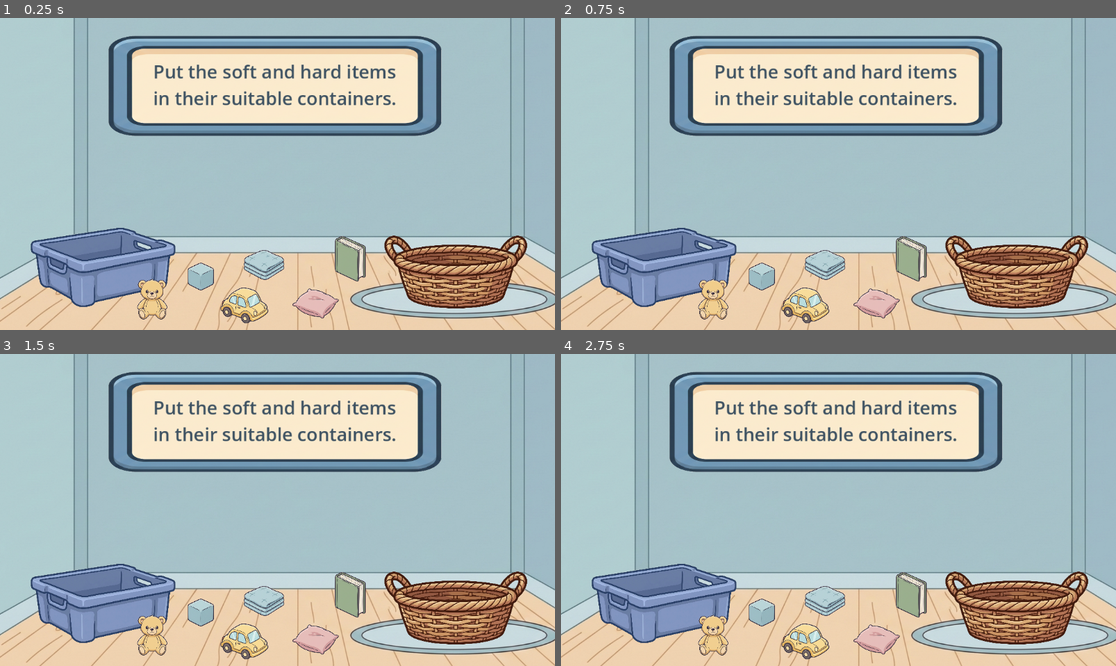
Above: before the commit, frames 1-4 (two rows, left to right).
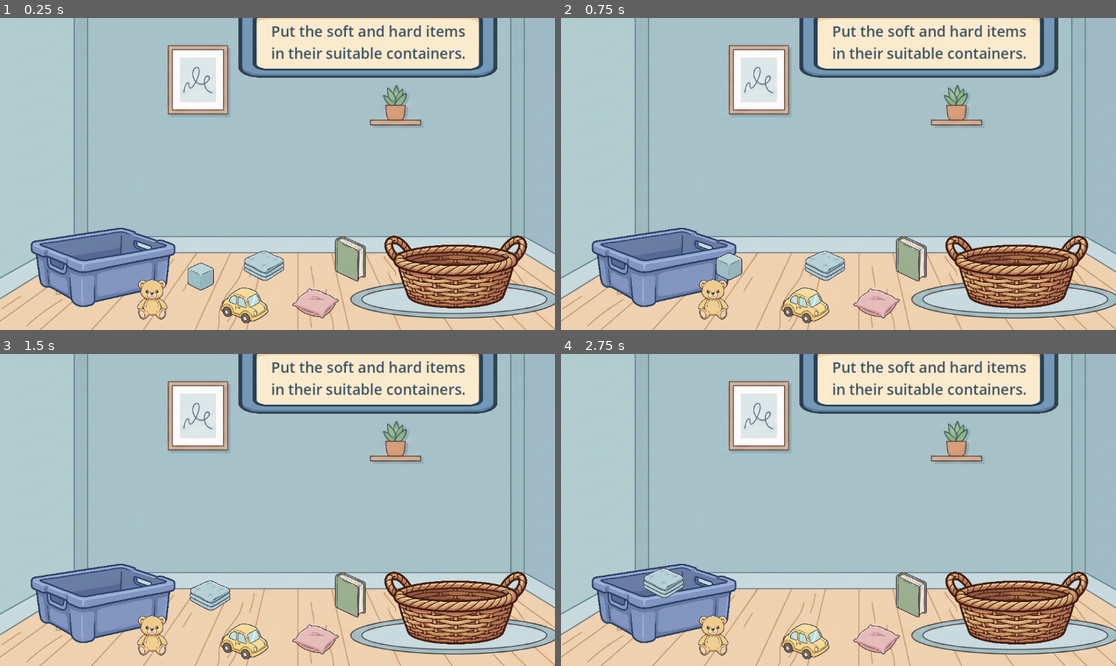
Above: after the commit, the same moments.

Repository: ShifatHasanGNS/horizons
Game: Godot game, scene res://Scenes/main.tscn
Same seed, same stepped clock (60 frames per second), same inputs: the game is played once before the commit and once after it.
Inputs (mouse positions are in pixels of both pictures, inside the frame that each line leads up to):
- Up to frame 1 (0.25 s): no input
- Up to frame 2 (0.75 s): tap Enter at 0.5 s; drag from (760, 276) to (660, 245) at 0.52 s
- Up to frame 3 (1.5 s): drag from (266, 600) to (99, 581) at 1.27 s
- Up to frame 4 (2.75 s): tap Space at 2 s; move the mouse to (894, 441) at 2.02 s; click (894, 441) at 2.17 s

The runs differ from the first frame. In frame 1, 22% of the frame differs, in the area x 19-90%, y 0-85%; in frame 2, 23%; in frame 3, 23%; in frame 4, 23%, in the area x 14-90%, y 0-88%.

Commit message:
Demo Game Ready to Play...

Diff:
--- a/Scenes/main.tscn
+++ b/Scenes/main.tscn
@@ -1,13 +1,20 @@
-[gd_scene load_steps=17 format=3 uid="uid://dhxr2j23myd3y"]
-
-[ext_resource type="Script" uid="uid://drxyjayi4kfph" path="res://Scripts/main.gd" id="1_344ge"]
+[gd_scene load_steps=24 format=3 uid="uid://dhxr2j23myd3y"]
+
 [ext_resource type="Texture2D" uid="uid://cclmthmi8cjsx" path="res://Assets/Sprites/room.png" id="1_jjgbg"]
 [ext_resource type="Texture2D" uid="uid://b4u5w5t7h5gqu" path="res://Assets/Sprites/box.png" id="2_21xkr"]
 [ext_resource type="Texture2D" uid="uid://8jl17dt7snmv" path="res://Assets/Sprites/hard_container.png" id="2_kry3j"]
 [ext_resource type="Texture2D" uid="uid://hfts0ojgqitf" path="res://Assets/Sprites/soft_container.png" id="3_21xkr"]
 [ext_resource type="Texture2D" uid="uid://cy0a6y0mkpc6t" path="res://Assets/Sprites/soft_items.png" id="4_6bp64"]
+[ext_resource type="Script" uid="uid://dyqoxx2v1ebe0" path="res://Scripts/area2d_hard.gd" id="4_wsu2k"]
 [ext_resource type="Texture2D" uid="uid://cvoyqba7bqbye" path="res://Assets/Sprites/hard_items.png" id="5_344ge"]
+[ext_resource type="Script" uid="uid://dh32oe7mb5v1g" path="res://Scripts/area2d_soft.gd" id="6_k12tt"]
 [ext_resource type="Texture2D" uid="uid://blrl50b2q3sqs" path="res://Assets/Sprites/correct.png" id="7_6bp64"]
+[ext_resource type="Script" uid="uid://crvtshd2bvoul" path="res://Scripts/node2d_cloth.gd" id="8_ynf5e"]
+[ext_resource type="Script" uid="uid://d1jip50erftfa" path="res://Scripts/node2d_cube.gd" id="9_ynf5e"]
+[ext_resource type="Script" uid="uid://hqnu36my5uyg" path="res://Scripts/node2d_doll.gd" id="10_fdnlq"]
+[ext_resource type="Script" uid="uid://dhs6vcyv8t5b0" path="res://Scripts/node2d_pillow.gd" id="11_jkdf5"]
+[ext_resource type="Script" uid="uid://cik8vwkwbsfmi" path="res://Scripts/node2d_car.gd" id="12_wsu2k"]
+[ext_resource type="Script" uid="uid://btr3q3i0r0gcc" path="res://Scripts/node2d_book.gd" id="13_k12tt"]
 
 [sub_resource type="SystemFont" id="SystemFont_6bp64"]
 
@@ -25,20 +32,19 @@
 [sub_resource type="RectangleShape2D" id="RectangleShape2D_hptm8"]
 size = Vector2(53, 74)
 
+[sub_resource type="RectangleShape2D" id="RectangleShape2D_6iyac"]
+size = Vector2(70.546616, 53.19677)
+
 [sub_resource type="RectangleShape2D" id="RectangleShape2D_d1ilt"]
 size = Vector2(93.51831, 61.31047)
 
-[sub_resource type="RectangleShape2D" id="RectangleShape2D_6iyac"]
-size = Vector2(70.546616, 53.19677)
-
 [sub_resource type="RectangleShape2D" id="RectangleShape2D_fdnlq"]
 size = Vector2(64, 76.44021)
 
 [node name="Main" type="Node2D"]
-script = ExtResource("1_344ge")
 
 [node name="Room" type="Sprite2D" parent="."]
-position = Vector2(530, 298)
+position = Vector2(603, 362)
 scale = Vector2(0.9524739, 0.95247394)
 texture = ExtResource("1_jjgbg")
 region_enabled = true
@@ -49,36 +55,45 @@
 scale = Vector2(1.0498976, 1.0498973)
 
 [node name="Info" type="Sprite2D" parent="Room"]
-position = Vector2(-6.5486374, -167.9836)
-scale = Vector2(0.89978683, 0.4706437)
+position = Vector2(195.80592, -264.04922)
+scale = Vector2(0.7003649, 0.3371438)
 texture = ExtResource("2_21xkr")
 region_enabled = true
 region_rect = Rect2(108, 280, 808, 464)
 
 [node name="Label" type="Label" parent="Room"]
-offset_left = -271.92346
-offset_top = -226.77786
-offset_right = 258.07654
-offset_bottom = -113.77786
+offset_left = -68.2433
+offset_top = -320.2188
+offset_right = 461.7567
+offset_bottom = -207.21881
 theme_override_colors/font_color = Color(0.24313726, 0.32156864, 0.38431373, 1)
 theme_override_colors/font_outline_color = Color(0, 0, 0, 1)
 theme_override_fonts/font = SubResource("SystemFont_6bp64")
-theme_override_font_sizes/font_size = 40
+theme_override_font_sizes/font_size = 32
 text = "Put the soft and hard items
 in their suitable containers."
 horizontal_alignment = 1
 vertical_alignment = 1
-
-[node name="Correct" type="Sprite2D" parent="."]
-position = Vector2(1003, 85)
-scale = Vector2(0.24847364, 0.24847363)
+metadata/_edit_use_anchors_ = true
+
+[node name="Correct_Soft" type="Sprite2D" parent="."]
+position = Vector2(974.0894, 411.91867)
+scale = Vector2(0.124452606, 0.124452606)
 texture = ExtResource("7_6bp64")
 region_enabled = true
 region_rect = Rect2(134, 135, 755, 754)
 
+[node name="Correct_Hard" type="Sprite2D" parent="."]
+position = Vector2(225, 371.91864)
+scale = Vector2(0.124452606, 0.124452606)
+texture = ExtResource("7_6bp64")
+region_enabled = true
+region_rect = Rect2(134, 135, 755, 754)
+
 [node name="Area2D_Hard" type="Area2D" parent="."]
-position = Vector2(167, 515)
+position = Vector2(240, 579)
 scale = Vector2(0.21354166, 0.21354164)
+script = ExtResource("4_wsu2k")
 
 [node name="HardContainer" type="Sprite2D" parent="Area2D_Hard"]
 texture = ExtResource("2_kry3j")
@@ -89,8 +104,9 @@
 shape = SubResource("CapsuleShape2D_344ge")
 
 [node name="Area2D_Soft" type="Area2D" parent="."]
-position = Vector2(899, 529.9999)
+position = Vector2(972, 593.9999)
 scale = Vector2(0.21028641, 0.21028644)
+script = ExtResource("6_k12tt")
 
 [node name="SoftContainer" type="Sprite2D" parent="Area2D_Soft"]
 position = Vector2(0, 0.00024414063)
@@ -102,88 +118,112 @@
 scale = Vector2(1.0154798, 1.01548)
 shape = SubResource("CapsuleShape2D_344ge")
 
-[node name="Area2D_Cube" type="Area2D" parent="."]
-
-[node name="HardItem_Cube" type="Sprite2D" parent="Area2D_Cube"]
+[node name="Node2D_Cube" type="Node2D" parent="."]
+position = Vector2(73, 64)
+script = ExtResource("9_ynf5e")
+
+[node name="HardItem_Cube" type="Sprite2D" parent="Node2D_Cube"]
 position = Vector2(370, 534)
 scale = Vector2(0.22460938, 0.22460935)
 texture = ExtResource("5_344ge")
 region_enabled = true
 region_rect = Rect2(112, 331, 243, 256)
 
-[node name="CollisionShape2D" type="CollisionShape2D" parent="Area2D_Cube"]
+[node name="Area2D_Cube" type="Area2D" parent="Node2D_Cube"]
+
+[node name="CollisionShape2D" type="CollisionShape2D" parent="Node2D_Cube/Area2D_Cube"]
 position = Vector2(370, 533.75)
 shape = SubResource("CircleShape2D_344ge")
 
-[node name="Area2D_Cloth" type="Area2D" parent="."]
-
-[node name="SoftItems_Cloth" type="Sprite2D" parent="Area2D_Cloth"]
-position = Vector2(500.99997, 510)
+[node name="Node2D_Cloth" type="Node2D" parent="."]
+position = Vector2(73, 64)
+script = ExtResource("8_ynf5e")
+
+[node name="SoftItems_Cloth" type="Sprite2D" parent="Node2D_Cloth"]
+position = Vector2(501, 512)
 scale = Vector2(0.18750006, 0.18750004)
 texture = ExtResource("4_6bp64")
 region_enabled = true
 region_rect = Rect2(502, 143, 449, 333)
 
-[node name="CollisionShape2D" type="CollisionShape2D" parent="Area2D_Cloth"]
+[node name="Area2D_Cloth" type="Area2D" parent="Node2D_Cloth"]
+
+[node name="CollisionShape2D" type="CollisionShape2D" parent="Node2D_Cloth/Area2D_Cloth"]
 position = Vector2(500.99994, 509.99997)
 rotation = 1.5029943
 shape = SubResource("CapsuleShape2D_ynf5e")
 
-[node name="Area2D_Doll" type="Area2D" parent="."]
-
-[node name="SoftItem_Doll" type="Sprite2D" parent="Area2D_Doll"]
+[node name="Node2D_Doll" type="Node2D" parent="."]
+position = Vector2(73, 64)
+script = ExtResource("10_fdnlq")
+
+[node name="SoftItem_Doll" type="Sprite2D" parent="Node2D_Doll"]
 position = Vector2(268.99997, 581)
 scale = Vector2(0.18750006, 0.18750004)
 texture = ExtResource("4_6bp64")
 region_enabled = true
 region_rect = Rect2(99, 165, 332, 449)
 
-[node name="CollisionShape2D" type="CollisionShape2D" parent="Area2D_Doll"]
+[node name="Area2D_Doll" type="Area2D" parent="Node2D_Doll"]
+
+[node name="CollisionShape2D" type="CollisionShape2D" parent="Node2D_Doll/Area2D_Doll"]
 position = Vector2(268, 580)
 shape = SubResource("RectangleShape2D_hptm8")
 
-[node name="Area2D_Car" type="Area2D" parent="."]
-
-[node name="HardItems_Car" type="Sprite2D" parent="Area2D_Car"]
+[node name="Node2D_Pillow" type="Node2D" parent="."]
+position = Vector2(73, 64)
+script = ExtResource("11_jkdf5")
+
+[node name="SoftItems_Pillow" type="Sprite2D" parent="Node2D_Pillow"]
+position = Vector2(608, 590)
+scale = Vector2(0.18750006, 0.18750004)
+texture = ExtResource("4_6bp64")
+region_enabled = true
+region_rect = Rect2(440, 572, 514, 332)
+
+[node name="Area2D_Pillow" type="Area2D" parent="Node2D_Pillow"]
+
+[node name="CollisionShape2D" type="CollisionShape2D" parent="Node2D_Pillow/Area2D_Pillow"]
+position = Vector2(606.7373, 589.311)
+rotation = 0.5269173
+shape = SubResource("RectangleShape2D_6iyac")
+
+[node name="Node2D_Car" type="Node2D" parent="."]
+position = Vector2(73, 64)
+script = ExtResource("12_wsu2k")
+
+[node name="HardItems_Car" type="Sprite2D" parent="Node2D_Car"]
 position = Vector2(460.00003, 594)
 scale = Vector2(0.22460938, 0.22460935)
 texture = ExtResource("5_344ge")
 region_enabled = true
 region_rect = Rect2(376, 580, 443, 332)
 
-[node name="CollisionShape2D" type="CollisionShape2D" parent="Area2D_Car"]
+[node name="Area2D_Car" type="Area2D" parent="Node2D_Car"]
+
+[node name="CollisionShape2D" type="CollisionShape2D" parent="Node2D_Car/Area2D_Car"]
 position = Vector2(461.99997, 593)
 rotation = 0.29222724
 shape = SubResource("RectangleShape2D_d1ilt")
 
-[node name="Area2D_Pillow" type="Area2D" parent="."]
-
-[node name="SoftItems_Pillow" type="Sprite2D" parent="Area2D_Pillow"]
-position = Vector2(608, 590)
-scale = Vector2(0.18750006, 0.18750004)
-texture = ExtResource("4_6bp64")
-region_enabled = true
-region_rect = Rect2(440, 572, 514, 332)
-
-[node name="CollisionShape2D" type="CollisionShape2D" parent="Area2D_Pillow"]
-position = Vector2(606.7373, 589.311)
-rotation = 0.5269173
-shape = SubResource("RectangleShape2D_6iyac")
-
-[node name="Area2D_Book" type="Area2D" parent="."]
-
-[node name="HardItems_Book" type="Sprite2D" parent="Area2D_Book"]
+[node name="Node2D_Book" type="Node2D" parent="."]
+position = Vector2(73, 64)
+script = ExtResource("13_k12tt")
+
+[node name="HardItems_Book" type="Sprite2D" parent="Node2D_Book"]
 position = Vector2(680, 497)
 scale = Vector2(0.22460938, 0.22460935)
 texture = ExtResource("5_344ge")
 region_enabled = true
 region_rect = Rect2(625, 103, 283, 423)
 
-[node name="CollisionShape2D" type="CollisionShape2D" parent="Area2D_Book"]
+[node name="Area2D_Book" type="Area2D" parent="Node2D_Book"]
+
+[node name="CollisionShape2D" type="CollisionShape2D" parent="Node2D_Book/Area2D_Book"]
 position = Vector2(679.00006, 496)
 rotation = 0.14625853
 scale = Vector2(0.99999994, 0.99999994)
 shape = SubResource("RectangleShape2D_fdnlq")
 
-[connection signal="input_event" from="Area2D_Cube" to="." method="_on_area_2d_cube_input_event"]
-[connection signal="input_event" from="Area2D_Cloth" to="." method="_on_area_2d_cloth_input_event"]
+[connection signal="input_event" from="Node2D_Cube/Area2D_Cube" to="." method="_on_area_2d_cube_input_event"]
+[connection signal="input_event" from="Node2D_Cloth/Area2D_Cloth" to="." method="_on_area_2d_cloth_input_event"]
--- /dev/null
+++ b/Scripts/area2d_hard.gd
@@ -0,0 +1,59 @@
+extends Area2D
+
+@onready var correct_sprite: Sprite2D = $"../Correct_Hard"
+
+# List of hard items by their node names
+var hard_items = ["Node2D_Cube", "Node2D_Car", "Node2D_Book"]
+var items_in_container = []
+var items_overlapping = []  # Track items currently overlapping
+
+
+func _ready() -> void:
+	if correct_sprite:
+		correct_sprite.hide()
+
+	# Connect to detect when items enter/exit this area
+	area_entered.connect(_on_area_entered)
+	area_exited.connect(_on_area_exited)
+
+
+func _on_area_entered(area: Area2D) -> void:
+	var item = area.get_parent()
+	if item and not item in items_overlapping:
+		items_overlapping.append(item)
+		print("Item entered hard container: ", item.name)
+
+
+func _on_area_exited(area: Area2D) -> void:
+	var item = area.get_parent()
+	if item in items_overlapping:
+		items_overlapping.erase(item)
+		print("Item exited hard container: ", item.name)
+
+
+func _input(event: InputEvent) -> void:
+	# Check when mouse button is released
+	if event is InputEventMouseButton and event.button_index == MOUSE_BUTTON_LEFT and not event.pressed:
+		# Check all overlapping items
+		for item in items_overlapping.duplicate():
+			if is_instance_valid(item):
+				print("Checking released item: ", item.name)
+
+				# Check if this is a hard item
+				if item.name in hard_items:
+					if not item.name in items_in_container:
+						items_in_container.append(item.name)
+						items_overlapping.erase(item)
+						print("✓ Hard container accepted: ", item.name)
+						item.queue_free()  # Make it vanish
+						check_completion()
+				else:
+					print("✗ Wrong item type for hard container: ", item.name)
+
+
+func check_completion() -> void:
+	print("Items in hard container: ", items_in_container.size(), "/", hard_items.size())
+	if items_in_container.size() >= hard_items.size():
+		print("🎉 Hard container complete!")
+		if correct_sprite:
+			correct_sprite.show()
--- /dev/null
+++ b/Scripts/area2d_soft.gd
@@ -0,0 +1,59 @@
+extends Area2D
+
+@onready var correct_sprite: Sprite2D = $"../Correct_Soft"
+
+# List of soft items by their node names
+var soft_items = ["Node2D_Cloth", "Node2D_Doll", "Node2D_Pillow"]
+var items_in_container = []
+var items_overlapping = []  # Track items currently overlapping
+
+
+func _ready() -> void:
+	if correct_sprite:
+		correct_sprite.hide()
+
+	# Connect to detect when items enter/exit this area
+	area_entered.connect(_on_area_entered)
+	area_exited.connect(_on_area_exited)
+
+
+func _on_area_entered(area: Area2D) -> void:
+	var item = area.get_parent()
+	if item and not item in items_overlapping:
+		items_overlapping.append(item)
+		print("Item entered soft container: ", item.name)
+
+
+func _on_area_exited(area: Area2D) -> void:
+	var item = area.get_parent()
+	if item in items_overlapping:
+		items_overlapping.erase(item)
+		print("Item exited soft container: ", item.name)
+
+
+func _input(event: InputEvent) -> void:
+	# Check when mouse button is released
+	if event is InputEventMouseButton and event.button_index == MOUSE_BUTTON_LEFT and not event.pressed:
+		# Check all overlapping items
+		for item in items_overlapping.duplicate():
+			if is_instance_valid(item):
+				print("Checking released item: ", item.name)
+
+				# Check if this is a soft item
+				if item.name in soft_items:
+					if not item.name in items_in_container:
+						items_in_container.append(item.name)
+						items_overlapping.erase(item)
+						print("✓ Soft container accepted: ", item.name)
+						item.queue_free()  # Make it vanish
+						check_completion()
+				else:
+					print("✗ Wrong item type for soft container: ", item.name)
+
+
+func check_completion() -> void:
+	print("Items in soft container: ", items_in_container.size(), "/", soft_items.size())
+	if items_in_container.size() >= soft_items.size():
+		print("🎉 Soft container complete!")
+		if correct_sprite:
+			correct_sprite.show()
--- a/Scripts/main.gd
+++ /dev/null
@@ -1,37 +0,0 @@
-extends Node2D
-
-
-@onready var correct_sprite: Sprite2D = $Correct
-
-var is_selected = false
-var mouse_offset = Vector2(0, 0)
-
-
-func _ready() -> void:
-	correct_sprite.hide()
-
-
-func _followMouse():
-	position = get_global_mouse_position() + mouse_offset
-
-
-func _process(delta: float) -> void:
-	_followMouse()
-
-
-func _on_area_2d_cube_input_event(viewport: Node, event: InputEvent, shape_idx: int) -> void:
-	if event is InputEventMouseButton and event.button_index == MOUSE_BUTTON_LEFT:
-		if event.pressed:
-			mouse_offset = position - get_global_mouse_position()
-			is_selected = true
-		else:
-			is_selected = false
-
-
-func _on_area_2d_cloth_input_event(viewport: Node, event: InputEvent, shape_idx: int) -> void:
-	if event is InputEventMouseButton and event.button_index == MOUSE_BUTTON_LEFT:
-		if event.pressed:
-			mouse_offset = position - get_global_mouse_position()
-			is_selected = true
-		else:
-			is_selected = false
--- /dev/null
+++ b/Scripts/node2d_book.gd
@@ -0,0 +1,33 @@
+extends Node2D
+
+
+@onready var correct_sprite: Sprite2D = $Correct_Hard
+@onready var area_2d: Area2D = $Area2D_Book
+
+var is_dragging = false
+var drag_offset = Vector2.ZERO
+
+
+func _ready() -> void:
+	if correct_sprite:
+		correct_sprite.hide()
+
+	if area_2d:
+		area_2d.input_event.connect(_on_area_input_event)
+
+
+func _on_area_input_event(viewport: Node, event: InputEvent, shape_idx: int) -> void:
+	if event is InputEventMouseButton and event.button_index == MOUSE_BUTTON_LEFT and event.pressed:
+		is_dragging = true
+		drag_offset = global_position - get_global_mouse_position()
+
+
+func _input(event: InputEvent) -> void:
+	if event is InputEventMouseButton and event.button_index == MOUSE_BUTTON_LEFT and not event.pressed:
+		if is_dragging:
+			is_dragging = false
+
+
+func _process(delta: float) -> void:
+	if is_dragging:
+		global_position = get_global_mouse_position() + drag_offset
--- /dev/null
+++ b/Scripts/node2d_car.gd
@@ -0,0 +1,33 @@
+extends Node2D
+
+
+@onready var correct_sprite: Sprite2D = $Correct_Hard
+@onready var area_2d: Area2D = $Area2D_Car
+
+var is_dragging = false
+var drag_offset = Vector2.ZERO
+
+
+func _ready() -> void:
+	if correct_sprite:
+		correct_sprite.hide()
+
+	if area_2d:
+		area_2d.input_event.connect(_on_area_input_event)
+
+
+func _on_area_input_event(viewport: Node, event: InputEvent, shape_idx: int) -> void:
+	if event is InputEventMouseButton and event.button_index == MOUSE_BUTTON_LEFT and event.pressed:
+		is_dragging = true
+		drag_offset = global_position - get_global_mouse_position()
+
+
+func _input(event: InputEvent) -> void:
+	if event is InputEventMouseButton and event.button_index == MOUSE_BUTTON_LEFT and not event.pressed:
+		if is_dragging:
+			is_dragging = false
+
+
+func _process(delta: float) -> void:
+	if is_dragging:
+		global_position = get_global_mouse_position() + drag_offset
--- /dev/null
+++ b/Scripts/node2d_cloth.gd
@@ -0,0 +1,33 @@
+extends Node2D
+
+
+@onready var correct_sprite: Sprite2D = $Correct_Soft
+@onready var area_2d: Area2D = $Area2D_Cloth
+
+var is_dragging = false
+var drag_offset = Vector2.ZERO
+
+
+func _ready() -> void:
+	if correct_sprite:
+		correct_sprite.hide()
+
+	if area_2d:
+		area_2d.input_event.connect(_on_area_input_event)
+
+
+func _on_area_input_event(viewport: Node, event: InputEvent, shape_idx: int) -> void:
+	if event is InputEventMouseButton and event.button_index == MOUSE_BUTTON_LEFT and event.pressed:
+		is_dragging = true
+		drag_offset = global_position - get_global_mouse_position()
+
+
+func _input(event: InputEvent) -> void:
+	if event is InputEventMouseButton and event.button_index == MOUSE_BUTTON_LEFT and not event.pressed:
+		if is_dragging:
+			is_dragging = false
+
+
+func _process(delta: float) -> void:
+	if is_dragging:
+		global_position = get_global_mouse_position() + drag_offset
--- /dev/null
+++ b/Scripts/node2d_cube.gd
@@ -0,0 +1,33 @@
+extends Node2D
+
+
+@onready var correct_sprite: Sprite2D = $Correct_Hard
+@onready var area_2d: Area2D = $Area2D_Cube
+
+var is_dragging = false
+var drag_offset = Vector2.ZERO
+
+
+func _ready() -> void:
+	if correct_sprite:
+		correct_sprite.hide()
+
+	if area_2d:
+		area_2d.input_event.connect(_on_area_input_event)
+
+
+func _on_area_input_event(viewport: Node, event: InputEvent, shape_idx: int) -> void:
+	if event is InputEventMouseButton and event.button_index == MOUSE_BUTTON_LEFT and event.pressed:
+		is_dragging = true
+		drag_offset = global_position - get_global_mouse_position()
+
+
+func _input(event: InputEvent) -> void:
+	if event is InputEventMouseButton and event.button_index == MOUSE_BUTTON_LEFT and not event.pressed:
+		if is_dragging:
+			is_dragging = false
+
+
+func _process(delta: float) -> void:
+	if is_dragging:
+		global_position = get_global_mouse_position() + drag_offset
--- /dev/null
+++ b/Scripts/node2d_doll.gd
@@ -0,0 +1,33 @@
+extends Node2D
+
+
+@onready var correct_sprite: Sprite2D = $Correct_Soft
+@onready var area_2d: Area2D = $Area2D_Doll
+
+var is_dragging = false
+var drag_offset = Vector2.ZERO
+
+
+func _ready() -> void:
+	if correct_sprite:
+		correct_sprite.hide()
+
+	if area_2d:
+		area_2d.input_event.connect(_on_area_input_event)
+
+
+func _on_area_input_event(viewport: Node, event: InputEvent, shape_idx: int) -> void:
+	if event is InputEventMouseButton and event.button_index == MOUSE_BUTTON_LEFT and event.pressed:
+		is_dragging = true
+		drag_offset = global_position - get_global_mouse_position()
+
+
+func _input(event: InputEvent) -> void:
+	if event is InputEventMouseButton and event.button_index == MOUSE_BUTTON_LEFT and not event.pressed:
+		if is_dragging:
+			is_dragging = false
+
+
+func _process(delta: float) -> void:
+	if is_dragging:
+		global_position = get_global_mouse_position() + drag_offset
--- /dev/null
+++ b/Scripts/node2d_pillow.gd
@@ -0,0 +1,33 @@
+extends Node2D
+
+
+@onready var correct_sprite: Sprite2D = $Correct_Soft
+@onready var area_2d: Area2D = $Area2D_Pillow
+
+var is_dragging = false
+var drag_offset = Vector2.ZERO
+
+
+func _ready() -> void:
+	if correct_sprite:
+		correct_sprite.hide()
+
+	if area_2d:
+		area_2d.input_event.connect(_on_area_input_event)
+
+
+func _on_area_input_event(viewport: Node, event: InputEvent, shape_idx: int) -> void:
+	if event is InputEventMouseButton and event.button_index == MOUSE_BUTTON_LEFT and event.pressed:
+		is_dragging = true
+		drag_offset = global_position - get_global_mouse_position()
+
+
+func _input(event: InputEvent) -> void:
+	if event is InputEventMouseButton and event.button_index == MOUSE_BUTTON_LEFT and not event.pressed:
+		if is_dragging:
+			is_dragging = false
+
+
+func _process(delta: float) -> void:
+	if is_dragging:
+		global_position = get_global_mouse_position() + drag_offset
Not shown, added: Scripts/area2d_hard.gd.uid
Not shown, added: Scripts/area2d_soft.gd.uid
Not shown, removed: Scripts/main.gd.uid
Not shown, added: Scripts/node2d_book.gd.uid
Not shown, added: Scripts/node2d_car.gd.uid
Not shown, added: Scripts/node2d_cloth.gd.uid
Not shown, added: Scripts/node2d_cube.gd.uid
Not shown, added: Scripts/node2d_doll.gd.uid
Not shown, added: Scripts/node2d_pillow.gd.uid
Not shown, changed: README.md
